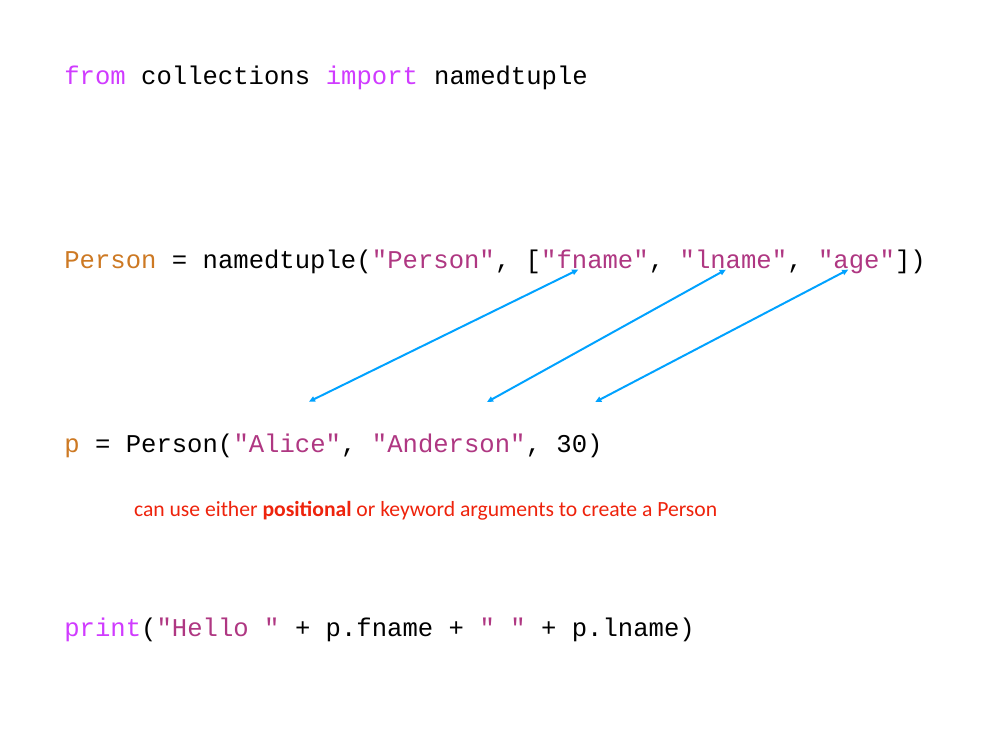
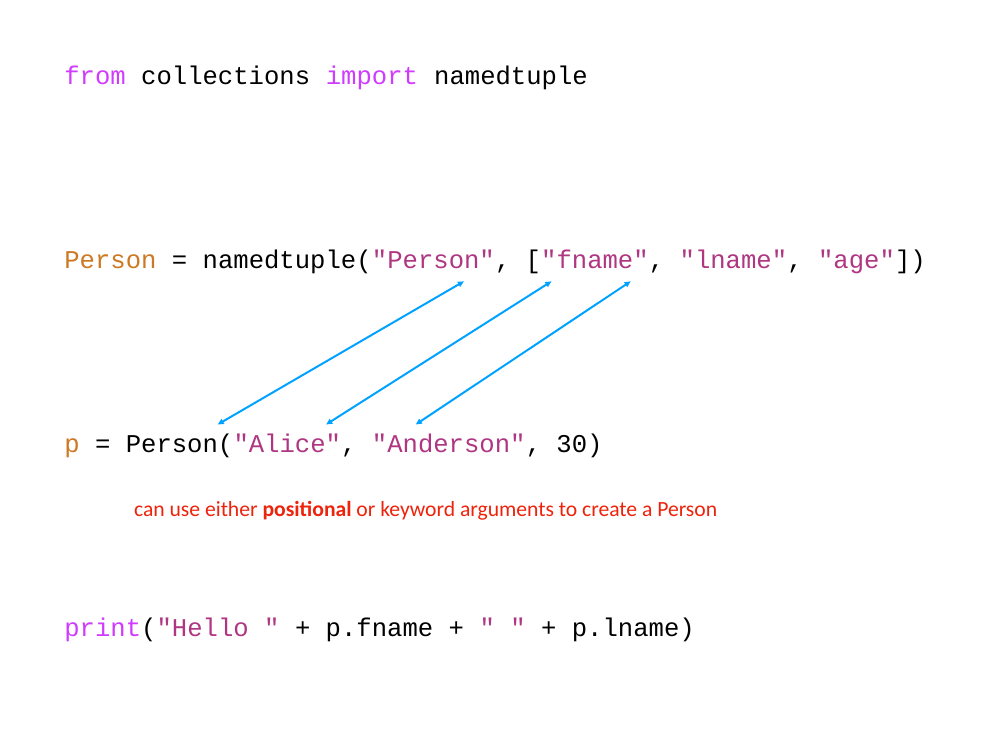
Before and after one commit to rogersjeffreyl/caraza-harter-com, a slide deck: slide 24 of tyler/meena/cs220/s20/materials/lec_21_S20.pptx. Drawn at 1008x756 pixels with LibreOffice and Linux fonts; fonts in the diff are those of the drawing. Boxes give left, top, right and bottom in pixels: in the first picture for what was removed or moved away, otherwise in the second. Text is boxed around its words. In the diff, an @@ line names an element or a change of style, - is before the commit and + after.

```diff
--- a/tyler/meena/cs220/s20/materials/lec_21_S20.pptx
+++ b/tyler/meena/cs220/s20/materials/lec_21_S20.pptx
@@ double arrow moved from (309, 402) - (578, 270) to (218, 425) - (464, 281) @@
@@ double arrow moved from (487, 402) - (726, 270) to (326, 425) - (551, 281) @@
@@ double arrow moved from (595, 402) - (849, 270) to (416, 425) - (631, 281) @@
```
Also in this commit, not shown: 4 other slides changed, 1 slide added, 1 other file.
